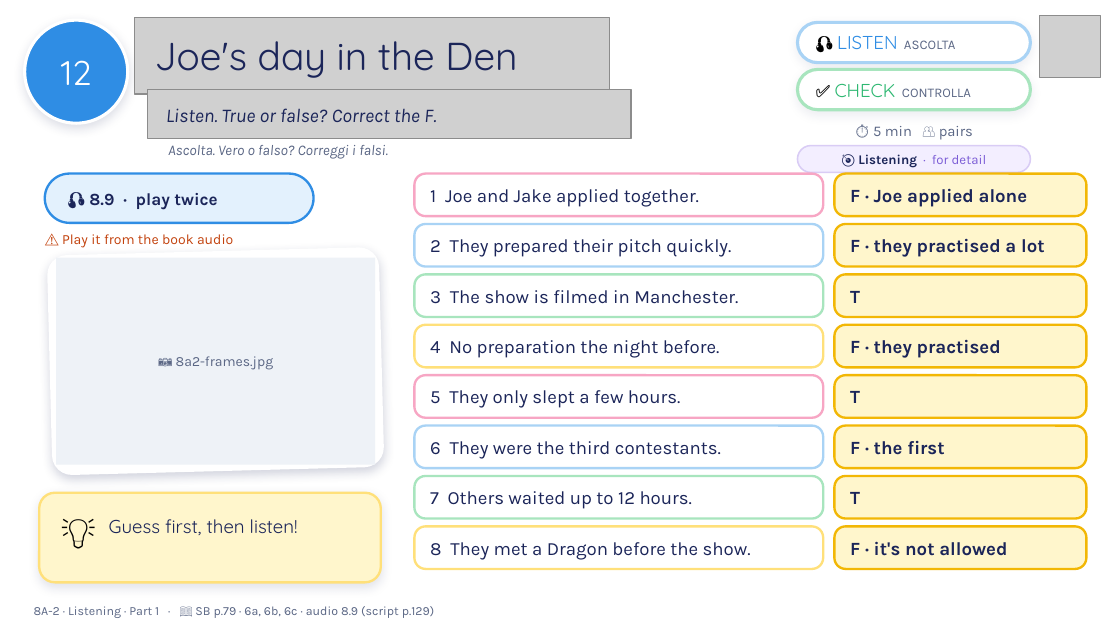
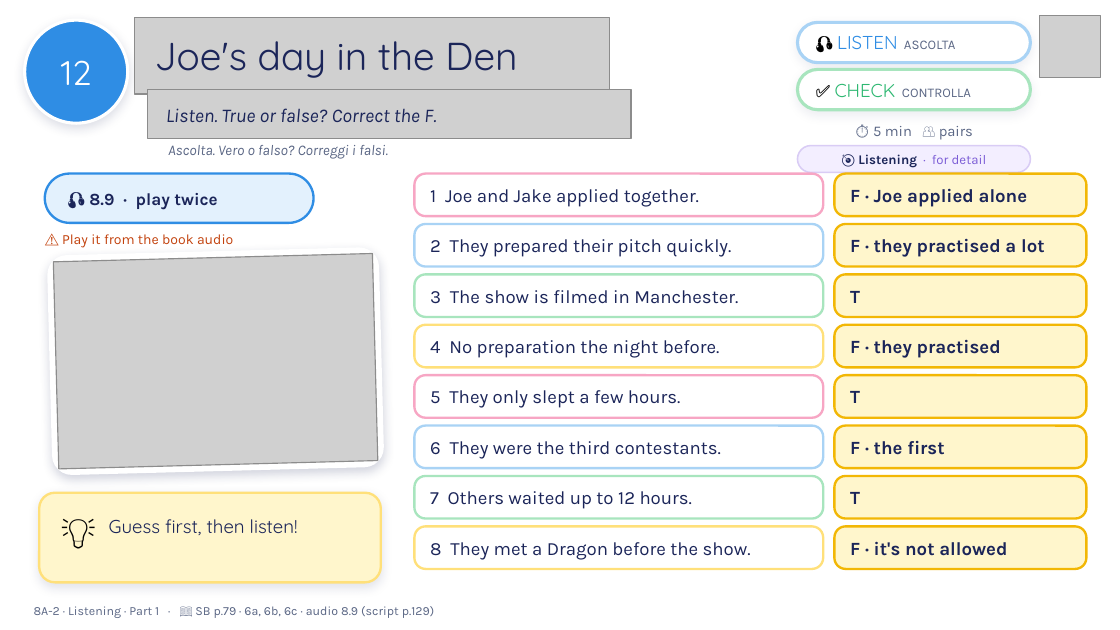
Before and after one commit to londonlanguageschool/Bagheria-, a slide deck: slide 12 of materials/B1/B1_8A-2_The_right_job_for_you.pptx. Drawn at 1120x630 pixels with LibreOffice and Linux fonts; fonts in the diff are those of the drawing; grey boxes stand for pictures; background and template pictures are left out. Boxes give left, top, right and bottom in pixels: in the first picture for what was removed or moved away, otherwise in the second. Text is boxed around its words. In the diff, an @@ line names an element or a change of style, - is before the commit and + after.

```diff
--- a/materials/B1/B1_8A-2_The_right_job_for_you.pptx
+++ b/materials/B1/B1_8A-2_The_right_job_for_you.pptx
@@ picture added at <box>53,253,378,469</box> @@
@@ rectangle removed at <box>56,258,375,465</box> @@
-📷 8a2-frames.jpg
```
Also in this commit, not shown: 14 other slides changed, 1 other file.
